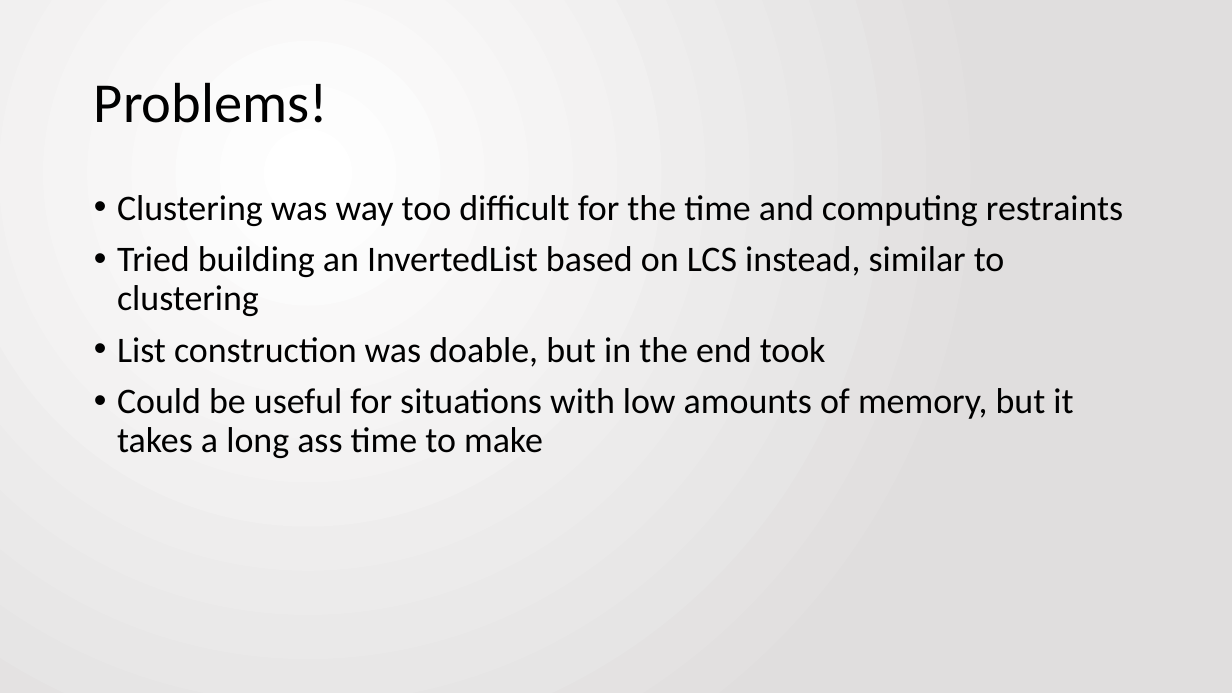
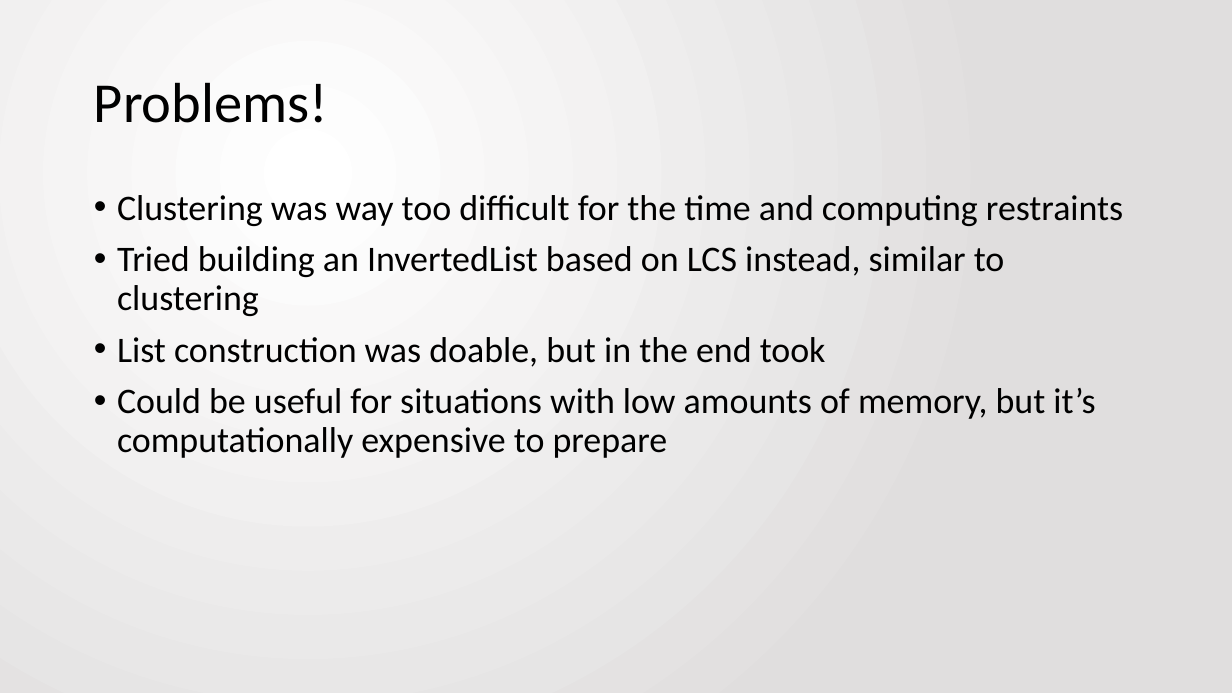
Before and after one commit to jbfitz/EECS405, a slide deck: slide 3 of Final Paper/presentation.pptx. Drawn at 1232x693 pixels with LibreOffice and Linux fonts; fonts in the diff are those of the drawing. Boxes give left, top, right and bottom in pixels: in the first picture for what was removed or moved away, otherwise in the second. Text is boxed around its words. In the diff, an @@ line names an element or a change of style, - is before the commit and + after.

```diff
--- a/Final Paper/presentation.pptx
+++ b/Final Paper/presentation.pptx
@@ text at <box>117,388,1095,458</box>: text changed @@
-• Could be useful for situations with low amounts of memory, but it takes a long ass time to make
+• Could be useful for situations with low amounts of memory, but it’s computationally expensive to prepare
```
Also in this commit, not shown: 3 other slides changed, 6 slides added, 4 slides removed.
